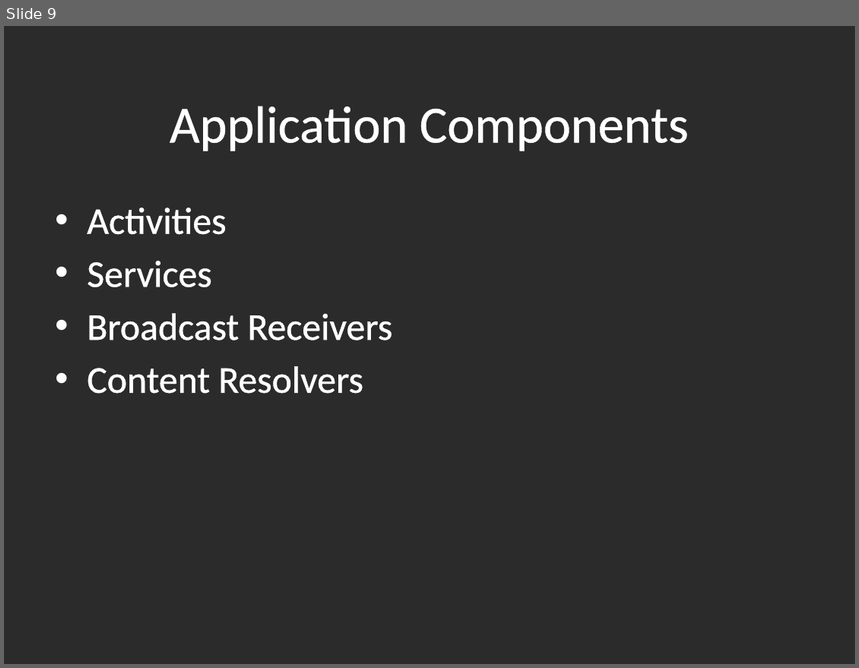
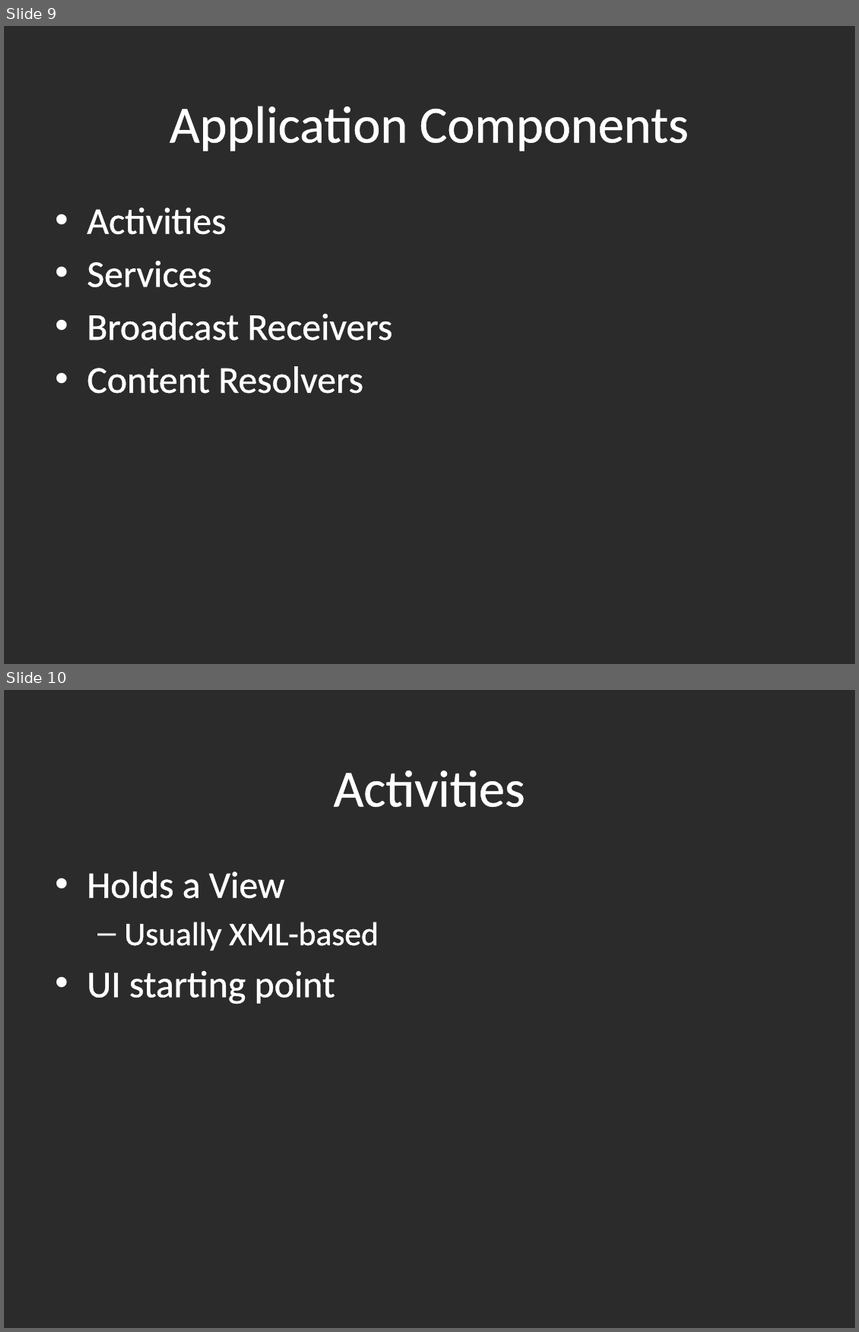
Before and after one commit to drwelden/Android-Presentation, a slide deck: Developing With Android.pptx. Shown one above the other, each under a label of ours: slide 9 before the commit, slides 9 and 10 after it. The pictures are 859x668 and 859x1332 pixels, drawn with LibreOffice and Linux fonts; fonts in the diff are those of the drawing; background and template pictures are left out; a plain dark background stands for a picture behind light text. Boxes give left, top, right and bottom in pixels: in the first picture for what was removed or moved away, otherwise in the second. Text is boxed around its words. In the diff, an @@ line names an element or a change of style, - is before the commit and + after.

```diff
--- a/Developing With Android.pptx
+++ b/Developing With Android.pptx
@@ slide 10 added at box(4, 690, 855, 1328), background picture (left out) @@
@@ title added at box(334, 771, 525, 807), 44 pt, text #FFFFFF @@
+Activities
@@ text added at box(87, 872, 379, 1005), 32 pt, text #FFFFFF @@
+• Holds a View
+  – Usually XML-based
+• UI starting point
```
Also in this commit, not shown: 3 other slides added, 1 slide removed.
